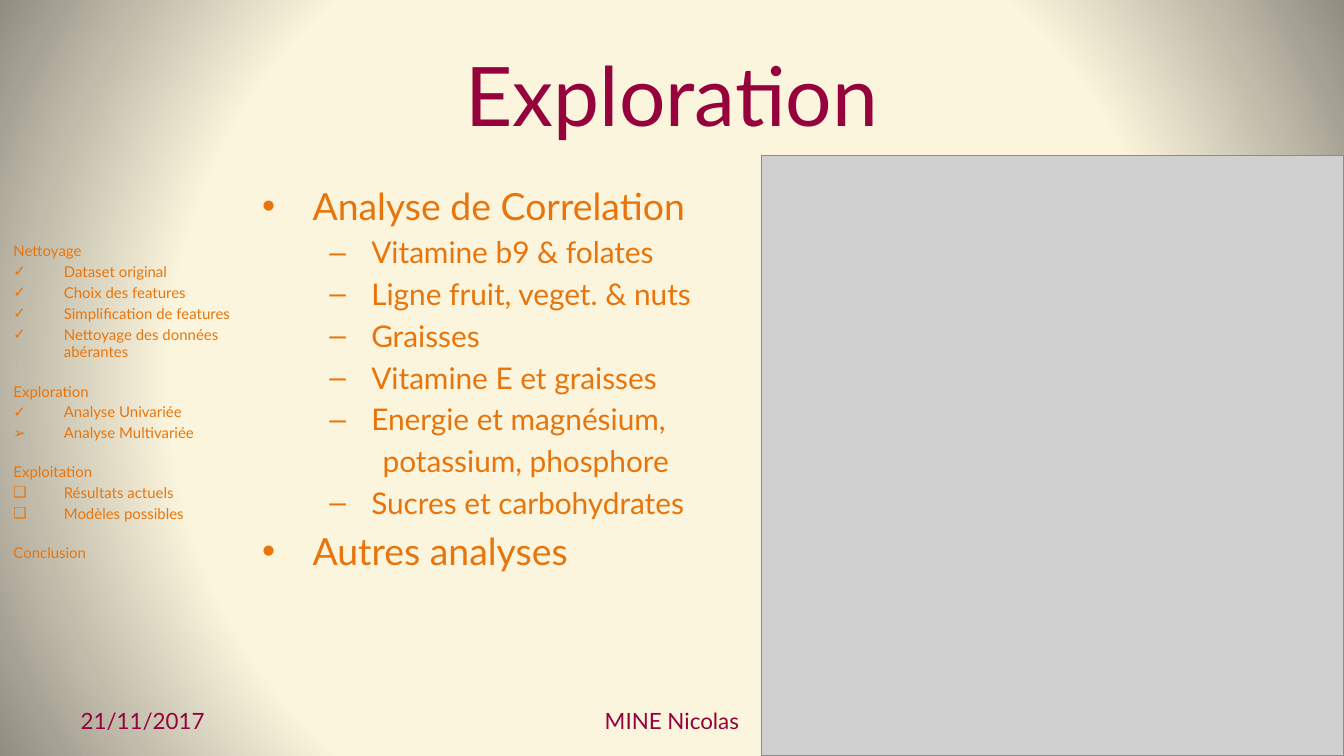
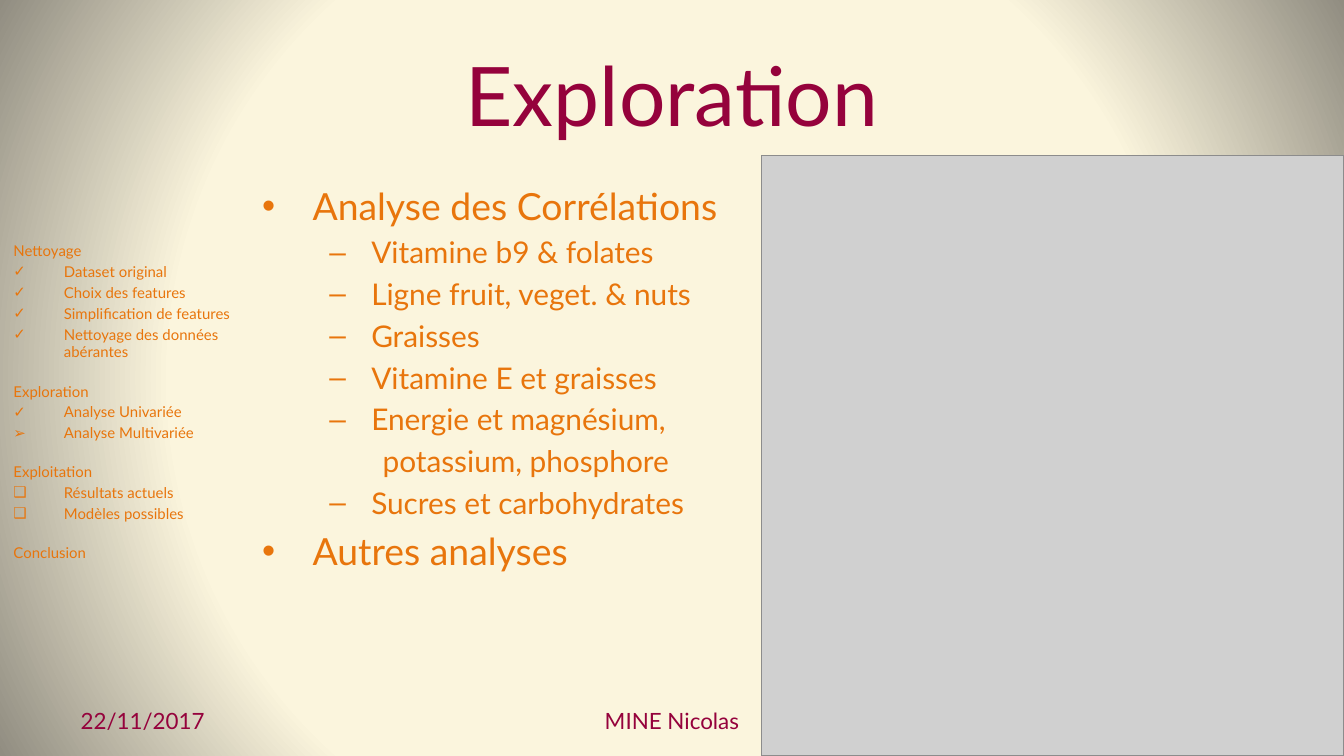
Before and after one commit to Coni63/OC_DS, a slide deck: slide 13 of Projet 2 - donnees nutritionnelles/Presentation-Projet_2.pptx. Drawn at 1344x756 pixels with LibreOffice and Linux fonts; fonts in the diff are those of the drawing; grey boxes stand for pictures. Boxes give left, top, right and bottom in pixels: in the first picture for what was removed or moved away, otherwise in the second. Text is boxed around its words. In the diff, an @@ line names an element or a change of style, - is before the commit and + after.

```diff
--- a/Projet 2 - donnees nutritionnelles/Presentation-Projet_2.pptx
+++ b/Projet 2 - donnees nutritionnelles/Presentation-Projet_2.pptx
@@ text at [313, 192, 717, 227]: text changed @@
-• Analyse de Correlation
+• Analyse des Corrélations
@@ text at [81, 712, 205, 730]: text changed @@
-21/11/2017
+22/11/2017
```
Also in this commit, not shown: 25 other slides changed.
